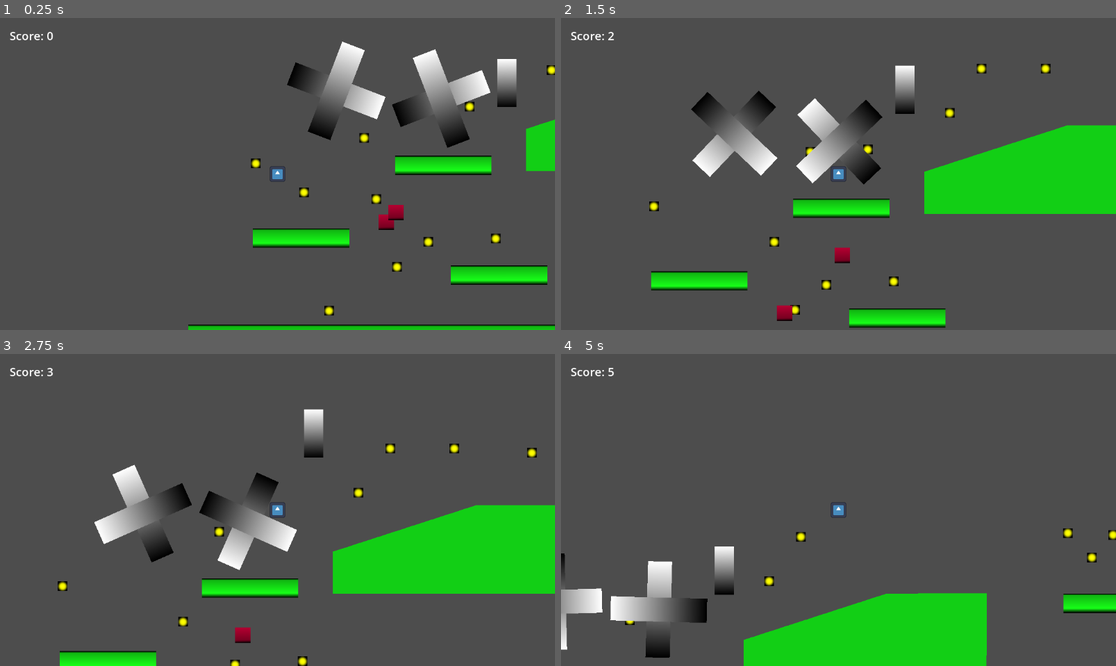
Above: before the commit, frames 1-4 (two rows, left to right).
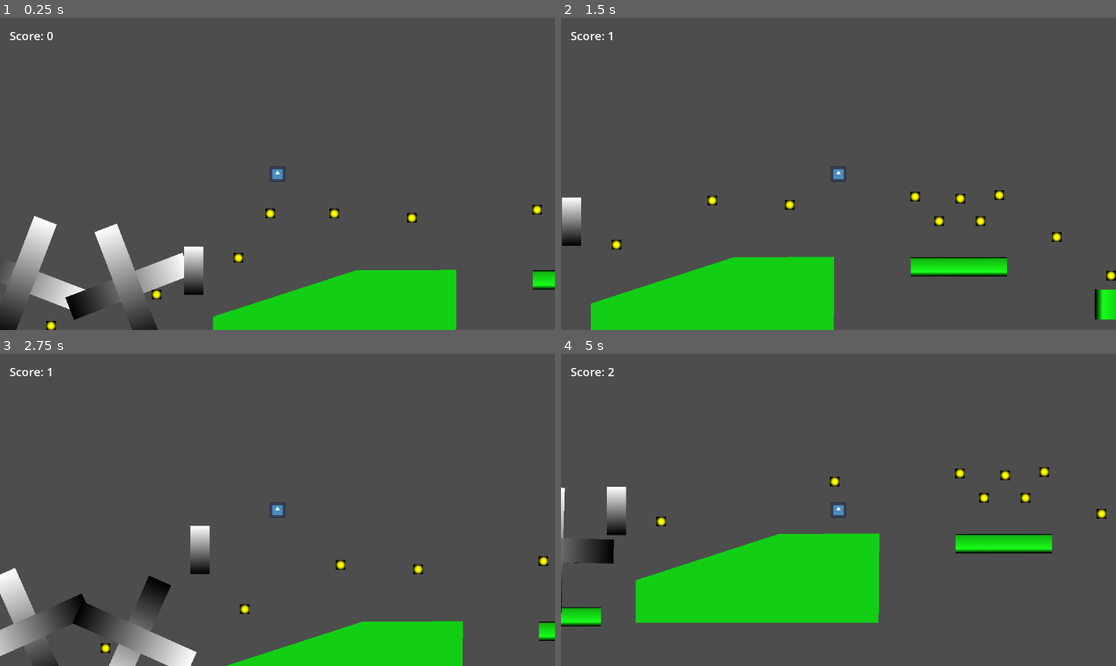
Above: after the commit, the same moments.

Repository: codeSmith12/Godot_AI_Curriculum
Game: Godot game, scene res://scenes/world.tscn
Same seed, same stepped clock (60 frames per second), same inputs: the game is played once before the commit and once after it. The engine's default icon, where the game draws it, is replaced by a stand-in: a white triangle on a blue panel in a dark square.
Inputs:
- Up to frame 1 (0.25 s): no input
- Up to frame 2 (1.5 s): tap Enter (ui_accept) at 0.5, 0.6, 0.77, 1.07, 1.35 s; hold Right (ui_right) from 0.53 s (still down)
- Up to frame 3 (2.75 s): tap Enter (ui_accept) at 1.52, 1.82, 2.1 s; release Right (ui_right) at 2.03 s; hold Left (ui_left) from 2.03 s (still down)
- Up to frame 4 (5 s): release Left (ui_left) at 2.78 s; hold Right (ui_right) 2.78-4.28 s; tap Enter (ui_accept) at 2.85, 3.02, 3.32, 3.6, 3.77, 4.07, 4.35, 4.52, 4.82 s; hold Left (ui_left) from 4.28 s (still down)

The runs differ from the first frame. In frame 1, 20% of the frame differs, in the area x 0-100%, y 7-100%; in frame 2, 25%, in the area x 0-100%, y 4-100%; in frame 3, 25%; in frame 4, 23%.

Commit message:
Added comments for all the code.

Diff:
--- a/Platformer/scenes/coin.gd
+++ b/Platformer/scenes/coin.gd
@@ -1,7 +1,13 @@
+# An Area2D detects overlaps; it does not physically block the player.
 extends Area2D
 
 
+# Connected to body_entered in the editor. body is the object that entered.
+# Node2D describes the argument type; -> void means this function returns no value.
 func _on_body_entered(body: Node2D) -> void:
+	# Only collect the coin when the entering body belongs to our player group.
 	if body.is_in_group("player"):
+		# Ask the shared GameState to add a point and announce the new score.
 		GameState.add_coin()
+		# Remove this coin safely at the end of the frame.
 		queue_free()
--- /dev/null
+++ b/Platformer/scenes/goal.gd
@@ -0,0 +1,20 @@
+# Detect the player reaching the goal without making the goal a solid wall.
+extends Area2D
+
+# Our own event: World listens for this signal to display the win panel.
+signal reached
+
+# Remember whether this goal has already been reached during this run.
+var activated = false
+
+
+# The editor-connected body_entered signal supplies the body that touched the goal.
+func _on_body_entered(body: Node2D):
+	# Both conditions must pass: this is the player, and the goal has not fired yet.
+	if body.is_in_group("player") and not activated:
+		# Mark the goal as used before announcing the win, so it cannot fire twice.
+		activated = true
+		# Emit our custom signal; World handles the score display and pausing.
+		reached.emit()
+		# Show a debugging message in Godot's Output panel.
+		print("Goal reached!")
--- /dev/null
+++ b/Platformer/scenes/goal.tscn
@@ -0,0 +1,27 @@
+[gd_scene format=3 uid="uid://bjtdfrpqgd2dj"]
+
+[ext_resource type="Script" uid="uid://dedy6s5jom2wv" path="res://scenes/goal.gd" id="1_jbojv"]
+
+[sub_resource type="Gradient" id="Gradient_xl315"]
+colors = PackedColorArray(0.9999998, 0.5165566, 0.07529194, 1, 0.9321016, 0.93210167, 0, 1)
+
+[sub_resource type="GradientTexture2D" id="GradientTexture2D_jbojv"]
+gradient = SubResource("Gradient_xl315")
+width = 40
+height = 80
+fill_from = Vector2(0.5448718, 1)
+fill_to = Vector2(0.5363248, 0)
+
+[sub_resource type="RectangleShape2D" id="RectangleShape2D_sx1j4"]
+size = Vector2(40, 80)
+
+[node name="Goal" type="Area2D" unique_id=212168454]
+script = ExtResource("1_jbojv")
+
+[node name="Sprite2D" type="Sprite2D" parent="." unique_id=1729105745]
+texture = SubResource("GradientTexture2D_jbojv")
+
+[node name="CollisionShape2D" type="CollisionShape2D" parent="." unique_id=1014248590]
+shape = SubResource("RectangleShape2D_sx1j4")
+
+[connection signal="body_entered" from="." to="." method="_on_body_entered"]
--- a/Platformer/scenes/hazard.gd
+++ b/Platformer/scenes/hazard.gd
@@ -1,17 +1,29 @@
+# This hazard detects contact and respawns the player; it is not a solid block.
 extends Area2D
 
+# @export makes this setting editable per instance in the Inspector.
+# With a unit-length direction, speed is measured in pixels per second.
 @export var speed = 80.0
+# Vector2 holds x and y. RIGHT is (1, 0); UP is (0, -1).
+# Use these unit directions to choose horizontal or vertical motion.
 @export var direction = Vector2.RIGHT
 
 
+# Godot calls this each physics tick. delta is the elapsed time in seconds.
 func _physics_process(delta):
+	# Convert speed into distance for this tick and add it to our local position.
 	position += direction * speed * delta
 
 
+# Connected to the repeating FlipTimer's timeout signal in the editor.
 func _on_flip_timer_timeout():
+	# Reverse both direction components so the hazard travels back the other way.
 	direction *= -1
 
 
+# Connected to this Area2D's body_entered signal in the editor.
 func _on_body_entered(body: Node2D):
+	# Ignore bodies that are not members of the player group.
 	if body.is_in_group("player"):
+		# Call the player's respawn function; collected coins and score stay unchanged.
 		body.respawn()
--- a/Platformer/scenes/moving_obstacle.gd
+++ b/Platformer/scenes/moving_obstacle.gd
@@ -1,12 +1,20 @@
+# A moving solid body: it blocks or pushes the player instead of detecting overlaps.
+# Keep Sync to Physics enabled in the Inspector.
 extends AnimatableBody2D
 
+# Inspector setting: pixels per second when direction has a length of one.
 @export var speed = 60.0
+# Start upward: UP is (0, -1), because negative Y points up in Godot.
 @export var direction = Vector2.UP
 
 
+# Update movement every physics tick; delta is the tick duration in seconds.
 func _physics_process(delta):
+	# Move the body and its children together. The physics body handles solid contact.
 	position += direction * speed * delta
 
 
+# The repeating Timer calls this through its editor-connected timeout signal.
 func _on_flip_timer_timeout():
+	# Reverse travel. Distance per leg is speed multiplied by the timer duration.
 	direction *= -1
--- a/Platformer/scenes/player.gd
+++ b/Platformer/scenes/player.gd
@@ -1,34 +1,62 @@
+# Inherit character movement tools such as velocity, is_on_floor(), and move_and_slide().
 extends CharacterBody2D
 
+# Horizontal speed in pixels per second; @export exposes it in the Inspector.
 @export var speed = 250.0
+# An upward launch speed. Negative Y points up; more negative means a higher jump.
 @export var jump_velocity = -400.0
+# Downward acceleration in pixels per second squared.
 var gravity = 980.0
 
+# A Vector2 stores x and y. We will remember the spawn point in world coordinates.
 var start_position: Vector2
+# Track whether the available airborne jump has been used.
+var doubleJump = false
 
 
-
+# Godot calls this every physics tick. delta is the elapsed time in seconds.
 func _physics_process(delta):
-	# Fall faster over time.
+	# Read floor contact from the most recent move_and_slide() call.
 	if not is_on_floor():
+		# While airborne, increase downward speed according to the time elapsed.
 		velocity.y += gravity * delta
 
-	# Left gives -1, right gives 1, neither gives 0.
+	# Read built-in input actions: left = -1, right = 1, neither (or both) = 0.
 	var direction = Input.get_axis("ui_left", "ui_right")
+	# Set horizontal speed immediately; releasing the keys stops horizontal motion.
 	velocity.x = direction * speed
 
-	# Jump only while standing on the floor.
-	if Input.is_action_just_pressed("ui_accept") and is_on_floor():
+	# Jump on a fresh button press if grounded OR the airborne jump is still available.
+	# ui_accept includes Space. The parentheses group the two ways jumping is allowed.
+	if Input.is_action_just_pressed("ui_accept") and (is_on_floor() or not doubleJump):
+		# Replace vertical speed with an upward launch, even if we were falling.
 		velocity.y = jump_velocity
+		# Mark the jump as used. The floor check below clears this again on a ground jump.
+		doubleJump = true
+
+	# This still reads the previous move_and_slide() result, before this tick's movement.
+	if is_on_floor():
+		# Restore the airborne jump while grounded. Walking off a ledge also leaves it available.
+		doubleJump = false
 
 
+	# Move using velocity, resolve solid collisions, and update floor/wall/ceiling contact.
+	# This method handles the physics timestep internally; do not multiply velocity by delta.
 	move_and_slide()
 
+	# Positive Y points down. Below this world-space boundary, the player has fallen off.
 	if global_position.y > 900:
+			# Return to the saved starting point instead of reloading the whole level.
 			respawn()
+# Called once when this player is ready in World, before normal physics updates.
 func _ready():
+	# Remember where this player instance was placed in the level.
 	start_position = global_position
 
+# Shared by falling recovery and hazards that touch the player.
 func respawn():
+	# Teleport back to the saved world-space spawn point.
 	global_position = start_position
+	# Clear horizontal and vertical speed so the player does not keep falling.
+	# This function leaves the score, coins, and doubleJump flag unchanged.
 	velocity = Vector2.ZERO
--- a/Platformer/scenes/rotatingObstacle.tscn
+++ b/Platformer/scenes/rotatingObstacle.tscn
@@ -21,16 +21,19 @@
 script = ExtResource("1_3dvn2")
 
 [node name="Sprite2D" type="Sprite2D" parent="." unique_id=454388363]
+scale = Vector2(1.3, 1)
 texture = SubResource("GradientTexture2D_revdn")
 
 [node name="CollisionShape2D" type="CollisionShape2D" parent="." unique_id=1047364229]
+scale = Vector2(1.3, 1)
 shape = SubResource("RectangleShape2D_revdn")
 
 [node name="Sprite2D2" type="Sprite2D" parent="." unique_id=393402617]
 rotation = -1.5707964
+scale = Vector2(1.3, 1)
 texture = SubResource("GradientTexture2D_3dvn2")
 
 [node name="CollisionShape2D2" type="CollisionShape2D" parent="." unique_id=1346509002]
 rotation = -1.5749328
-scale = Vector2(0.99999994, 0.99999994)
+scale = Vector2(1.3, 0.99999994)
 shape = SubResource("RectangleShape2D_revdn")
--- a/Platformer/scenes/rotating_obstacle.gd
+++ b/Platformer/scenes/rotating_obstacle.gd
@@ -1,7 +1,14 @@
+# This is the solid rotating variant: contact blocks or pushes rather than respawning.
+# Keep Sync to Physics enabled in the Inspector.
 extends AnimatableBody2D
 
+# Degrees per second, editable in the Inspector. 90 makes a full turn in 4 seconds.
+# A negative value reverses the spin.
 @export var rotation_speed = 90.0
 
 
+# Godot calls this each physics tick, supplying elapsed seconds as delta.
 func _physics_process(delta):
+	# Add this tick's rotation. The sprite and collision shape rotate with their parent.
+	# The root origin is the pivot; offsetting both children changes the sweep.
 	rotation_degrees += rotation_speed * delta
--- a/Platformer/scenes/score_label.gd
+++ b/Platformer/scenes/score_label.gd
@@ -1,9 +1,17 @@
+# This script controls the text of the on-screen ScoreLabel.
 extends Label
 
 
+# Run once when this label is ready in the scene, including after a level reload.
 func _ready():
+	# Connect through code: whenever the score changes, call update_score.
+	# Pass the function itself (no parentheses), so it can be called later.
 	GameState.score_changed.connect(update_score)
+	# Start this run at zero. Resetting emits the signal, which refreshes this label.
 	GameState.reset_score()
 
+# The score_changed signal supplies the new score as this argument.
 func update_score(new_score):
+	# Convert the number to a string and join it to the caption.
+	# The parent CanvasLayer keeps this label in screen space while the camera moves.
 	text = "Score: " + str(new_score)
--- /dev/null
+++ b/Platformer/scenes/world.gd
@@ -0,0 +1,36 @@
+# World coordinates the level's win screen and restart behavior.
+extends Node2D
+
+# Called when World and its children are ready at the start of each run.
+func _ready():
+	# $ follows a node path from World. Hide the panel until the player wins.
+	$UILayer/WinPanel.hide()
+
+
+# Connected in the editor to the Goal instance's custom reached signal.
+func _on_goal_reached():
+	# Update the session record before displaying the results.
+	GameState.record_best_score()
+
+	# Build the results text. Parentheses let this expression span several lines.
+	# Each \n starts a new line; str() converts a score number to text.
+	$UILayer/WinPanel/WinLabel.text = (
+        "You Win!"
+		+ "\nScore: " + str(GameState.score)
+		+ "\nBest: " + str(GameState.best_score)
+	)
+
+	# Display the results panel on the UI layer.
+	$UILayer/WinPanel.show()
+	# Pause gameplay, including player movement, obstacle movement, and timers.
+	# WinPanel uses Process Mode Always so its restart button remains responsive.
+	get_tree().paused = true
+
+
+# Connected to RestartButton's pressed signal. void means no return value.
+func _on_restart_button_pressed() -> void:
+	# Clear the pause before reloading; a scene reload does not clear it for us.
+	get_tree().paused = false
+	# Recreate World, restoring the player, coins, obstacles, and goal.
+	# ScoreLabel resets the run score; the GameState autoload keeps the session best.
+	get_tree().reload_current_scene()
--- a/Platformer/scenes/world.tscn
+++ b/Platformer/scenes/world.tscn
@@ -1,5 +1,6 @@
 [gd_scene format=3 uid="uid://cudlplhtydxum"]
 
+[ext_resource type="Script" uid="uid://jcw2wf5dbrrh" path="res://scenes/world.gd" id="1_7r4gi"]
 [ext_resource type="PackedScene" uid="uid://pbmoqjvodepq" path="res://scenes/player.tscn" id="1_nnsk1"]
 [ext_resource type="PackedScene" uid="uid://o4mj2vo3rr4y" path="res://scenes/movingObstacle.tscn" id="1_qfnet"]
 [ext_resource type="PackedScene" uid="uid://da3arnja7nvk5" path="res://scenes/platform.tscn" id="1_rwgxs"]
@@ -7,6 +8,7 @@
 [ext_resource type="Script" uid="uid://ythhnmcc0548" path="res://scenes/score_label.gd" id="4_k0juu"]
 [ext_resource type="PackedScene" uid="uid://cvf0t7v5mg7x" path="res://scenes/hazard.tscn" id="5_71j4m"]
 [ext_resource type="PackedScene" uid="uid://dw8bcbp0q7mjw" path="res://scenes/rotatingObstacle.tscn" id="7_i7141"]
+[ext_resource type="PackedScene" uid="uid://bjtdfrpqgd2dj" path="res://scenes/goal.tscn" id="8_4mrxx"]
 
 [sub_resource type="RectangleShape2D" id="RectangleShape2D_rwgxs"]
 size = Vector2(200, 40)
@@ -23,9 +25,10 @@
 fill_to = Vector2(0.51521736, 0)
 
 [node name="World" type="Node2D" unique_id=619077012]
+script = ExtResource("1_7r4gi")
 
 [node name="Player" parent="." unique_id=980844804 instance=ExtResource("1_nnsk1")]
-position = Vector2(185, 34)
+position = Vector2(835, -356)
 
 [node name="TerrainParts" type="Node" parent="." unique_id=442821237]
 
@@ -285,6 +288,30 @@
 text = "Score: 0"
 script = ExtResource("4_k0juu")
 
+[node name="WinPanel" type="Panel" parent="UILayer" unique_id=1078143303]
+process_mode = 3
+offset_left = 100.0
+offset_top = 100.0
+offset_right = 460.0
+offset_bottom = 300.0
+
+[node name="WinLabel" type="Label" parent="UILayer/WinPanel" unique_id=1870582271]
+layout_mode = 0
+offset_left = 20.0
+offset_top = 20.0
+offset_right = 88.0
+offset_bottom = 43.0
+theme_override_font_sizes/font_size = 28
+text = "You Win!"
+
+[node name="RestartButton" type="Button" parent="UILayer/WinPanel" unique_id=1243650344]
+layout_mode = 0
+offset_left = 20.0
+offset_top = 120.0
+offset_right = 170.0
+offset_bottom = 180.0
+text = "Play Again"
+
 [node name="Obstacles" type="Node" parent="." unique_id=1344921468]
 
 [node name="Hazard" parent="Obstacles" unique_id=298285827 instance=ExtResource("5_71j4m")]
@@ -303,6 +330,12 @@
 
 [node name="MovingObstacle" parent="Obstacles" unique_id=636307338 instance=ExtResource("1_qfnet")]
 position = Vector2(661, -108)
+
+[node name="Goal" parent="." unique_id=212168454 instance=ExtResource("8_4mrxx")]
+position = Vector2(90, 343)
+
+[connection signal="pressed" from="UILayer/WinPanel/RestartButton" to="." method="_on_restart_button_pressed"]
+[connection signal="reached" from="Goal" to="." method="_on_goal_reached"]
 
 [editable path="TerrainParts/Floor"]
 [editable path="TerrainParts/Floor2"]
--- a/Platformer/scripts/game_state.gd
+++ b/Platformer/scripts/game_state.gd
@@ -1,14 +1,33 @@
+# Registered as the GameState autoload, so other scripts can access this shared node.
+# It survives scene reloads, but its values are not saved after the game closes.
 extends Node
 
+# An event that carries the updated score to listeners such as ScoreLabel.
 signal score_changed(new_score)
 
+# Coins collected during the current run.
 var score = 0
+# Highest score from a completed run during this play session.
+var best_score = 0
 
+# World calls this when the goal is reached, so unfinished runs do not count.
+func record_best_score():
+	# Only replace the record when this run beats it.
+	if score > best_score:
+		# Keep the new record across Play Again scene reloads.
+		best_score = score
+
+# Coins call this shared function when the player collects them.
 func add_coin():
+	# Add one point. This is shorthand for score = score + 1.
 	score += 1
+	# Notify connected listeners and pass them the current score.
 	score_changed.emit(score)
 
 
+# Start a fresh run without clearing best_score.
 func reset_score():
+	# Reset only the current run's coin count.
 	score = 0
+	# Notify connected listeners and pass them the current score.
 	score_changed.emit(score)
Not shown, added: Platformer/scenes/goal.gd.uid
Not shown, added: Platformer/scenes/world.gd.uid
Not shown, added: Platformer/Unit1_Curriculum_Overview.md
